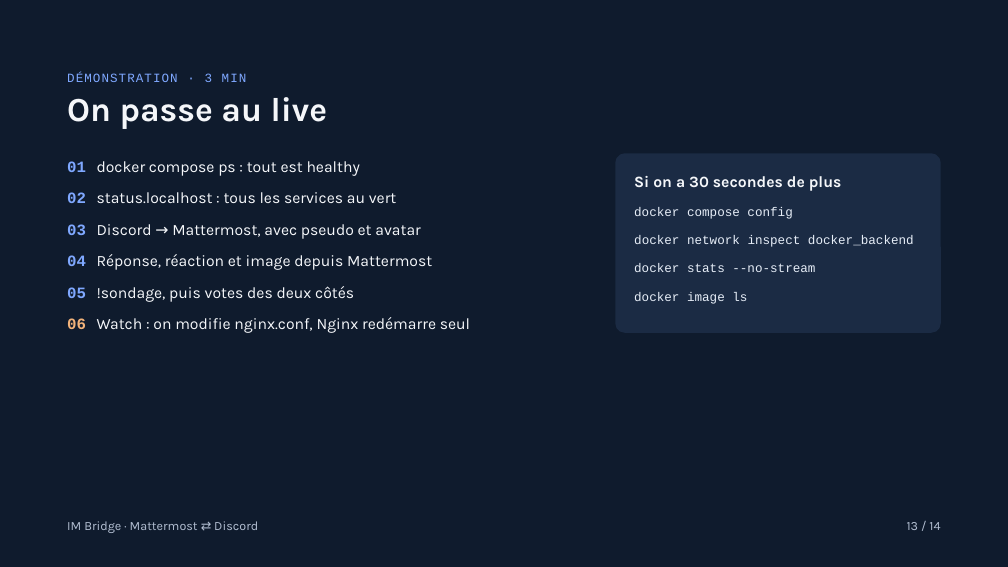
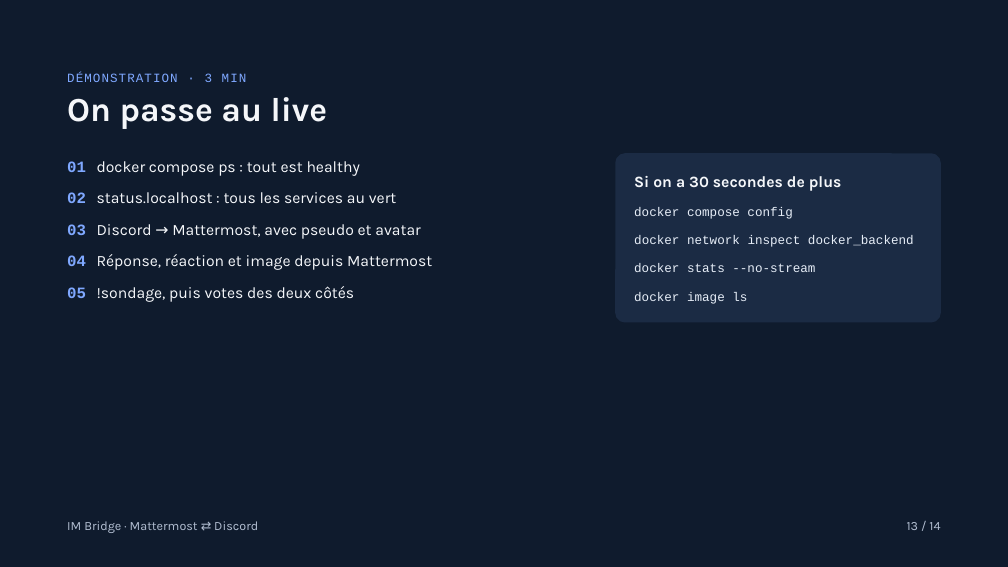
Before and after one commit to Safia-Beaumale/Docker, a slide deck: slide 13 of PRESENTATION.pptx. Drawn at 1008x567 pixels with LibreOffice and Linux fonts; fonts in the diff are those of the drawing. Boxes give left, top, right and bottom in pixels: in the first picture for what was removed or moved away, otherwise in the second. Text is boxed around its words. In the diff, an @@ line names an element or a change of style, - is before the commit and + after.

Commit message:
📝 Update presentation slides

```diff
--- a/PRESENTATION.pptx
+++ b/PRESENTATION.pptx
@@ rounded rectangle: place and size @@
-rounded rectangle at <box>616,154,941,333</box>
+rounded rectangle at <box>616,154,941,323</box>
@@ rounded rectangle at <box>616,154,941,323</box>: proportions changed @@
@@ text removed at <box>67,318,86,329</box> @@
-06
@@ text removed at <box>97,317,470,333</box> @@
-Watch : on modifie nginx.conf, Nginx redémarre seul
```
Also in this commit, not shown: 1 other file.
